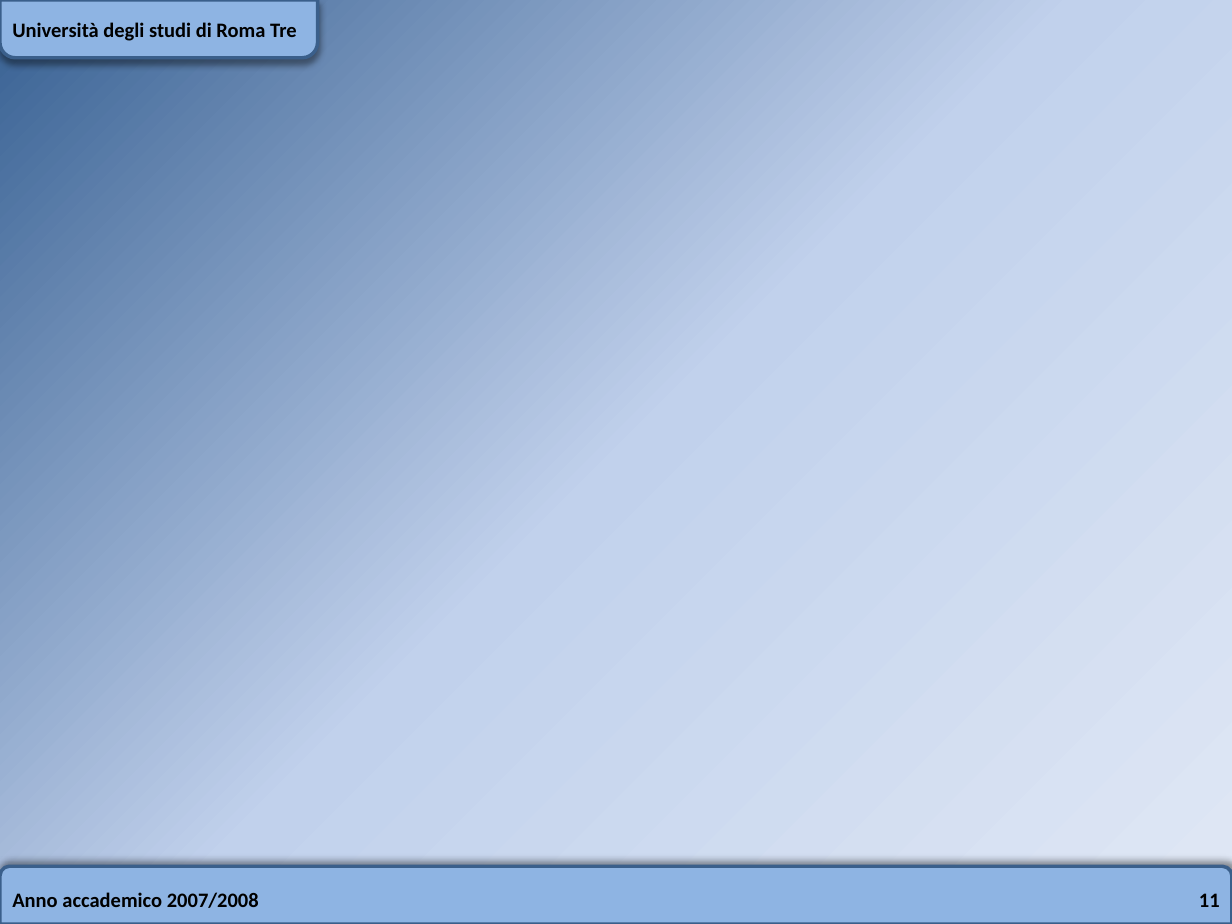
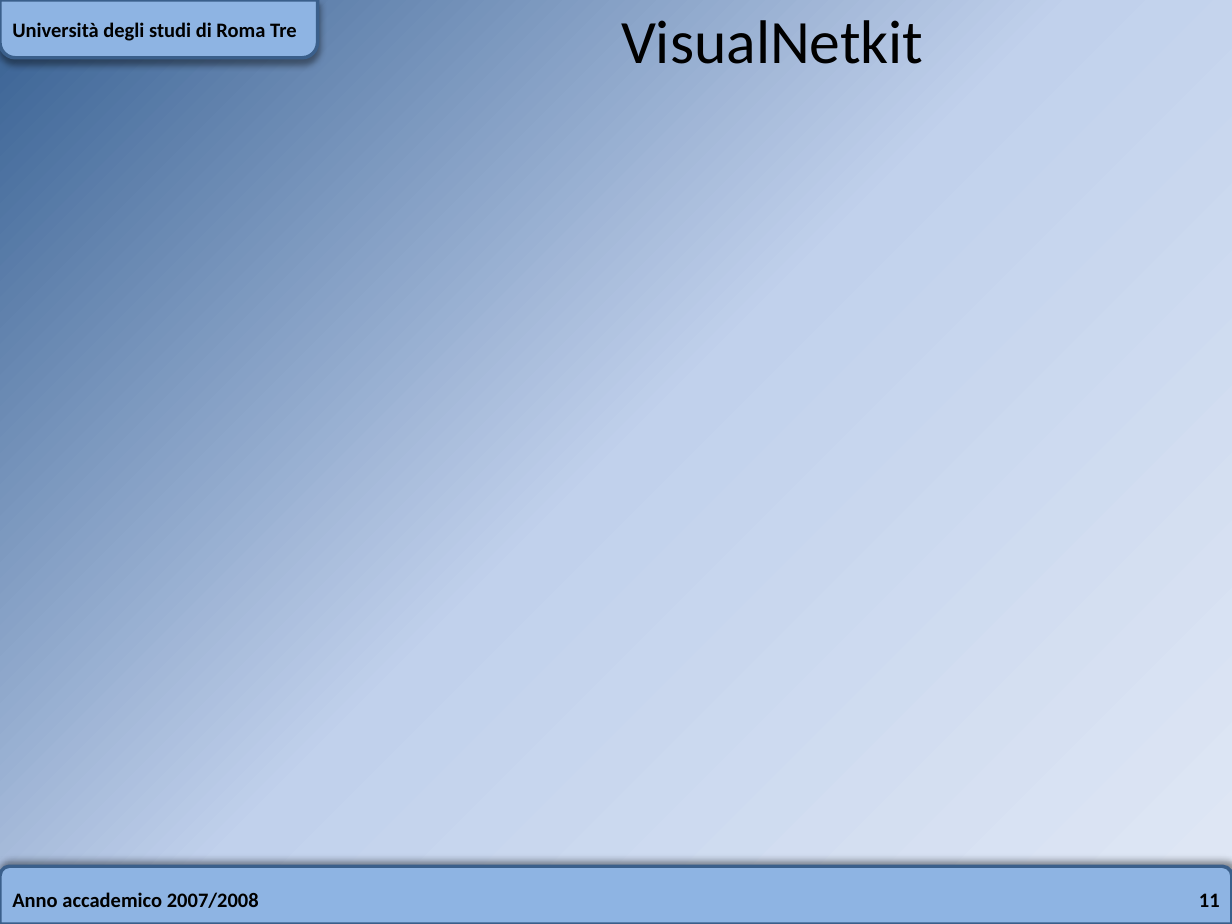
Before and after one commit to slux83/visual-netkit, a slide deck: slide 11 of thesis_adf/presentazione_tesi/presentazione.pptx. Drawn at 1232x924 pixels with LibreOffice and Linux fonts; fonts in the diff are those of the drawing. Boxes give left, top, right and bottom in pixels: in the first picture for what was removed or moved away, otherwise in the second. Text is boxed around its words. In the diff, an @@ line names an element or a change of style, - is before the commit and + after.

```diff
--- a/thesis_adf/presentazione_tesi/presentazione.pptx
+++ b/thesis_adf/presentazione_tesi/presentazione.pptx
@@ title added at [621, 20, 923, 64], 36 pt, text #000000 @@
+VisualNetkit
```
Also in this commit, not shown: 1 other slide changed, 1 other file.
